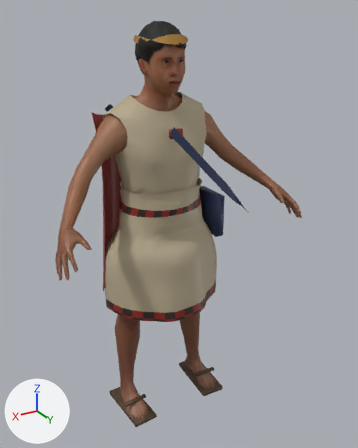
The glTF model campaigns/01_pachacutec/assets/models/pch_npc_curaca.glb, before and after one commit.
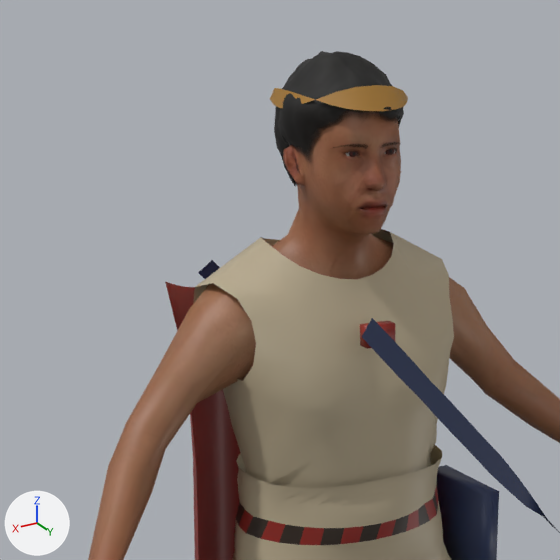
There are two pictures of each version: one whole from a 50 mm camera at (0.872, 1.613, 1.589) aimed at (-0.057, 0.064, 0.815), one close up on the part from 7% to 69% of the width and 0% to 50% of the height. The lights are fixed; the arrows at lower left show +X, +Y and +Z. The last two pictures show the newer version. Where no turn or scale is listed for an object, it has been applied to the vertices. Vertices at exactly the same position are counted once.

The scene before the commit, as lines of its bpy script (objects in view):
```python
me_clothes = bpy.data.meshes.new('clothes')
me_clothes.from_pydata(...)  # 996 vertices, 1712 faces; spans x -0.25..0.25, y -0.23..0.3, z 0.0..1.52
me_clothes.materials.append(mat_pch_cloth)
me_male1591 = bpy.data.meshes.new('male1591')
me_male1591.from_pydata(...)  # 1591 vertices, 3140 faces; spans x -0.5..0.5, y -0.1..0.32, z 0.0..1.54
me_male1591.materials.append(mat_human_body)  # picture img_old_lightskinned_male_diffuse2_png_pch
me_short02 = bpy.data.meshes.new('short02')
me_short02.from_pydata(...)  # 1755 vertices, 3344 faces; spans x -0.081..0.087, y -0.061..0.151, z 1.363..1.559
me_short02.materials.append(mat_human_short02)  # picture img_short02_diffuse_png_pch
ob_body = bpy.data.objects.new('body', me_male1591)
ob_body.location = (0.0, 0.0, 0.0)
ob_clothes = bpy.data.objects.new('clothes', me_clothes)
ob_clothes.location = (0.0, 0.0, 0.0)
ob_human_short02 = bpy.data.objects.new('Human.short02', me_short02)
ob_human_short02.location = (0.0, 0.0, 0.0)
```
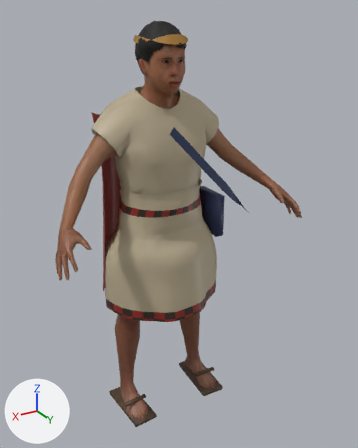
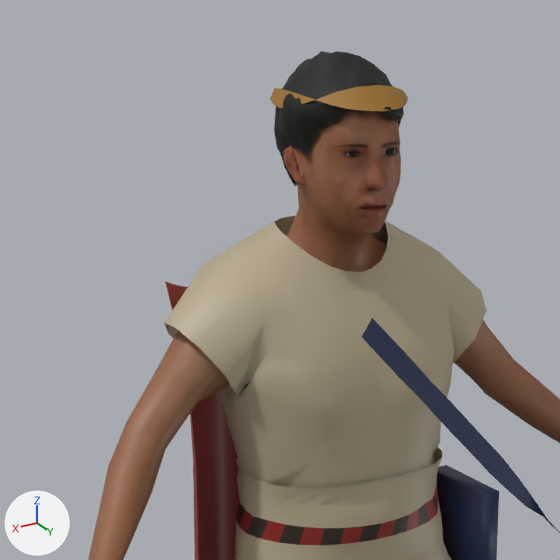
Location of each change, [x1, y1, x2, y2] in pixels of the close-ups (560 x 560 px; the box of a moved part takes in the faces that stretch with it):
'clothes', reshaped
    before: [165, 85, 560, 560]
    after: [164, 85, 560, 560]
part 1 of me_clothes, deleted
    before: [360, 321, 395, 349]
part 2 of me_clothes, moved or reshaped
    before: [193, 229, 454, 533]
    after: [164, 216, 486, 533]

The change, as a diff of the scene's bpy script:
```diff
--- a/campaigns/01_pachacutec/assets/models/pch_npc_curaca.glb.py
+++ b/campaigns/01_pachacutec/assets/models/pch_npc_curaca.glb.py
@@ me_clothes @@
 # used by ob_clothes; location = (0.0, 0.0, 0.0)
-me_clothes.from_pydata(...)  # 996 vertices, 1712 faces; spans x -0.25..0.25, y -0.23..0.3, z 0.0..1.52
+me_clothes.from_pydata(...)  # 1011 vertices, 1752 faces; spans x -0.25..0.25, y -0.23..0.3, z 0.0..1.52
+# me_clothes part 1: the loose piece of 8 vertices spanning x -0.02..0.02, y 0.13..0.15, z 1.18..1.21 is deleted
+# me_clothes part 2
+# 45 vertices are removed from x -0.19..0.19, y -0.1..0.09, z 0.83..1.32
+# 136 faces are deleted
+# 25 vertices move from x -0.19..0.19, y -0.1..0.14, z 0.8..1.31 to x -0.24..0.23, y -0.1..0.15, z 0.82..1.3
+# 68 vertices are added at x -0.25..0.25, y -0.1..0.1, z 0.85..1.34
+# 188 new faces join them
 me_clothes.materials.append(mat_pch_cloth)
```
